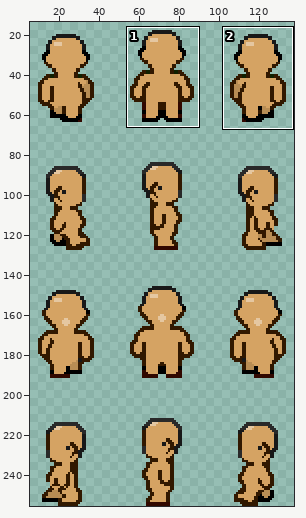
A sprite sheet gets an edit: data/sprites/outfit/body-testing/body_002.png. The picture above shows the old version from afar; the outline marks the close-up.
Close-up. Before:
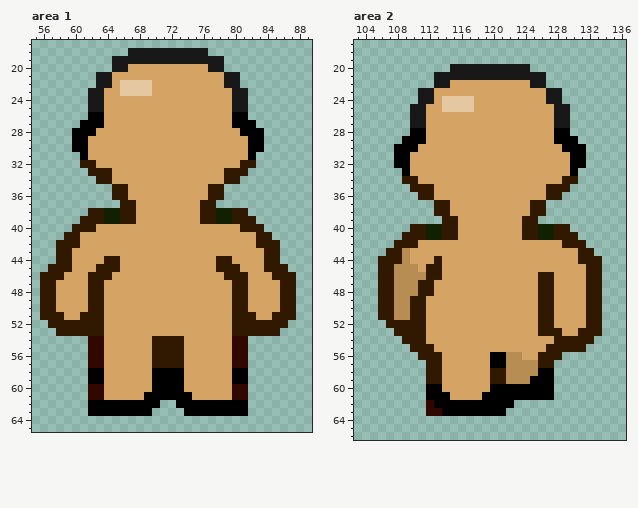
The file is 144x256 pixels. Shown: area 1: x 55..89, y 17..65; area 2: x 103..136, y 17..66. The wide view leaves out empty margins. The commit also changed other parts of the picture, which this record leaves out.
Now the later version:
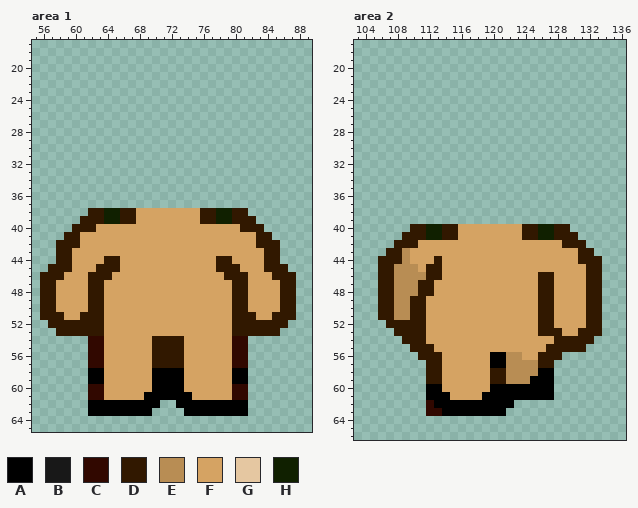
Palette (. is transparent): A #000000  B #181818  C #310800  D #311800  E #b88d54  F #d5a363  G #e5c7a1  H #102000
The exact change:
--- area 1
@@ x 55..89 @@
 17 ...................................
-18 ............BBBBBBBBBB.............
-19 ..........BBBBBBBBBBBBBB...........
-20 ..........BBFFFFFFFFFFBB...........
-21 ........BBFFFFFFFFFFFFFFBB.........
-22 ........BBFGGGGFFFFFFFFFBB.........
-23 .......BBFFGGGGFFFFFFFFFFBB........
-24 .......BBFFFFFFFFFFFFFFFFBB........
-25 .......BBFFFFFFFFFFFFFFFFBB........
-26 .......AAFFFFFFFFFFFFFFFFAA........
-27 ......AAAFFFFFFFFFFFFFFFFAAA.......
-28 .....AAAFFFFFFFFFFFFFFFFFFAAA......
-29 .....AAFFFFFFFFFFFFFFFFFFFFAA......
-30 .....AAFFFFFFFFFFFFFFFFFFFFAA......
-31 ......AFFFFFFFFFFFFFFFFFFFFA.......
-32 ......DDFFFFFFFFFFFFFFFFFFDD.......
-33 .......DDDFFFFFFFFFFFFFFDDD........
-34 ........DDFFFFFFFFFFFFFFDD.........
-35 ..........DDFFFFFFFFFFDD...........
-36 ..........DDFFFFFFFFFFDD...........
-37 ...........DDFFFFFFFFDD............
+18 ...................................
+19 ...................................
+20 ...................................
+21 ...................................
+22 ...................................
+23 ...................................
+24 ...................................
+25 ...................................
+26 ...................................
+27 ...................................
+28 ...................................
+29 ...................................
+30 ...................................
+31 ...................................
+32 ...................................
+33 ...................................
+34 ...................................
+35 ...................................
+36 ...................................
+37 ...................................
 38 .......DDHHDDFFFFFFFFDDHHDD........
--- area 2
@@ x 103..136 @@
 19 ..................................
-20 ............BBBBBBBBBB............
-21 ..........BBBBBBBBBBBBBB..........
-22 ..........BBFFFFFFFFFFBB..........
-23 ........BBFFFFFFFFFFFFFFBB........
-24 ........BBFGGGGFFFFFFFFFBB........
-25 .......BBFFGGGGFFFFFFFFFFBB.......
-26 .......BBFFFFFFFFFFFFFFFFBB.......
-27 .......BBFFFFFFFFFFFFFFFFBB.......
-28 .......AAFFFFFFFFFFFFFFFFAA.......
-29 ......AAAFFFFFFFFFFFFFFFFAAA......
-30 .....AAAFFFFFFFFFFFFFFFFFFAAA.....
-31 .....AAFFFFFFFFFFFFFFFFFFFFAA.....
-32 .....AAFFFFFFFFFFFFFFFFFFFFAA.....
-33 ......AFFFFFFFFFFFFFFFFFFFFA......
-34 ......DDFFFFFFFFFFFFFFFFFFDD......
-35 .......DDDFFFFFFFFFFFFFFDDD.......
-36 ........DDFFFFFFFFFFFFFFDD........
-37 ..........DDFFFFFFFFFFDD..........
-38 ..........DDFFFFFFFFFFDD..........
-39 ...........DDFFFFFFFFDD...........
+20 ..................................
+21 ..................................
+22 ..................................
+23 ..................................
+24 ..................................
+25 ..................................
+26 ..................................
+27 ..................................
+28 ..................................
+29 ..................................
+30 ..................................
+31 ..................................
+32 ..................................
+33 ..................................
+34 ..................................
+35 ..................................
+36 ..................................
+37 ..................................
+38 ..................................
+39 ..................................
 40 .......DDHHDDFFFFFFFFDDHHDD.......
Pixel boxes of the changes (left, top, right, bottom) in both close-ups:
erased: (72, 48, 264, 208)
erased: (394, 64, 586, 224)
